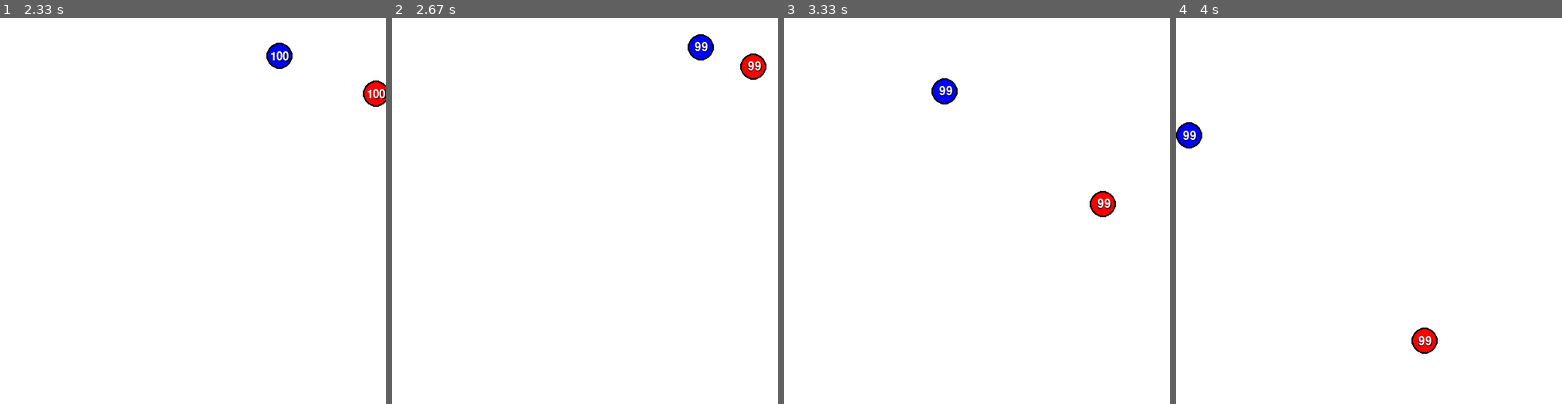
Above: before the commit, frames 1-4 (left to right).
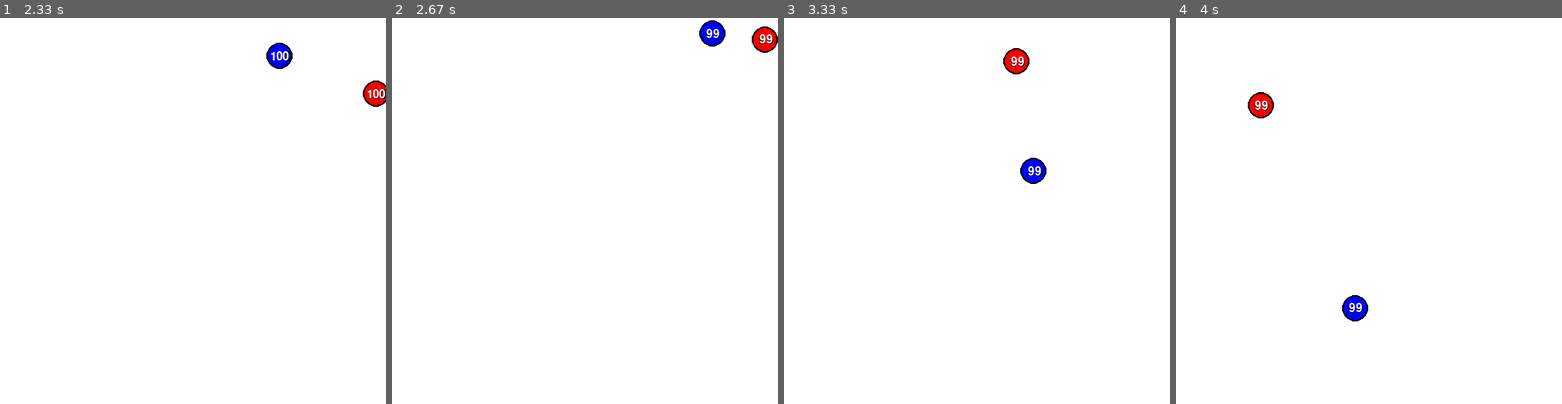
Above: after the commit, the same moments.

Repository: yud0o0/ballgames_on_pygame_idk
Game: pygame game, started from import pygame.py
The game is run twice, just before and just after one commit, with the same random seed, the same clock (stepped at 60 frames per second) and the same inputs.
Inputs:
- Up to frame 1 (2.33 s): no input
- Up to frame 2 (2.67 s): no input
- Up to frame 3 (3.33 s): no input
- Up to frame 4 (4 s): no input

Frame 1 is identical in both runs. In frame 2, 1.2% of the frame differs, in the area x 76-100%, y 0-16%; in frame 3, 1.3%, in the area x 38-86%, y 7-52%; in frame 4, 1.3%.

Commit message:
починил отталкивание теперь работает правильно чат гпт мне предлагал юзать множественное присваивание но через временные переменные проще и лично для меня надежнее ну и правило инжинерии работает=не трогай

Diff:
--- a/import pygame.py
+++ b/import pygame.py
@@ -33,15 +33,23 @@
         if event.type == pygame.QUIT:
             running = False
     distance=((xb-xa)**2+(yb-ya)**2)**0.5
-    if xa >= xwwsize or xa <= xwsize-xwwsize or distance<=30:
+    if xa >= xwwsize or xa <= xwsize-xwwsize:
         xva *= -1
-    if ya >= ywwsize or ya <= ywsize-ywwsize or distance<=30:
+    if ya >= ywwsize or ya <= ywsize-ywwsize:
         yva *= -1
-    if xb >= xwwsize or xb <= xwsize-xwwsize or distance<=30:
+    if xb >= xwwsize or xb <= xwsize-xwwsize:
         xvb *= -1
-    if yb >= ywwsize or yb <= ywsize-ywwsize or distance<=30:
+    if yb >= ywwsize or yb <= ywsize-ywwsize:
         yvb *= -1
+    xva2=xva
+    yva2=yva
+    xvb2=xvb
+    yvb2=yvb
     if distance<=30:
+        xva=xvb2
+        yva=yvb2
+        xvb=xva2
+        yvb=yva2
         a-=1
         b-=1
     xa += xva
